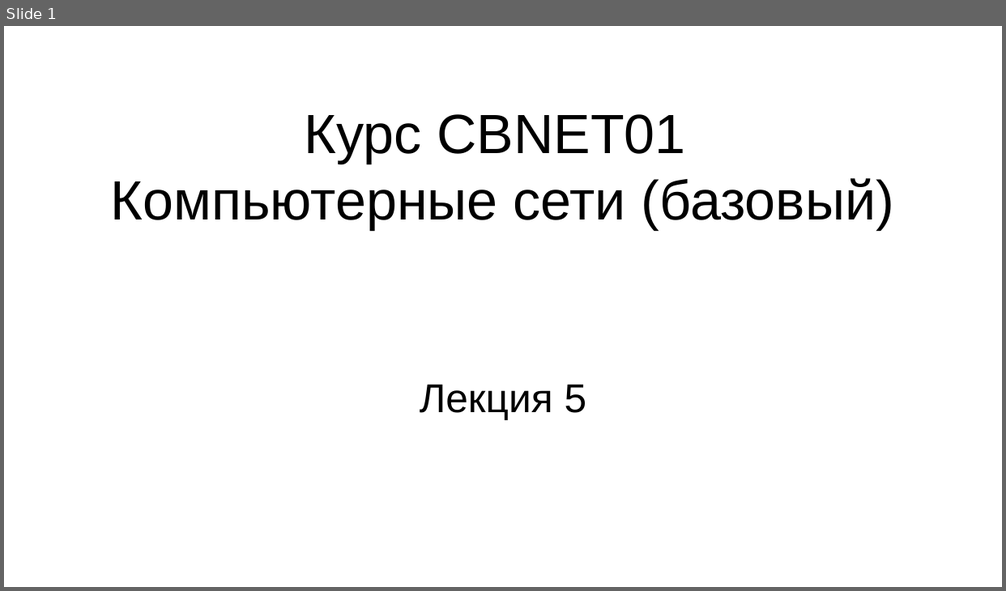
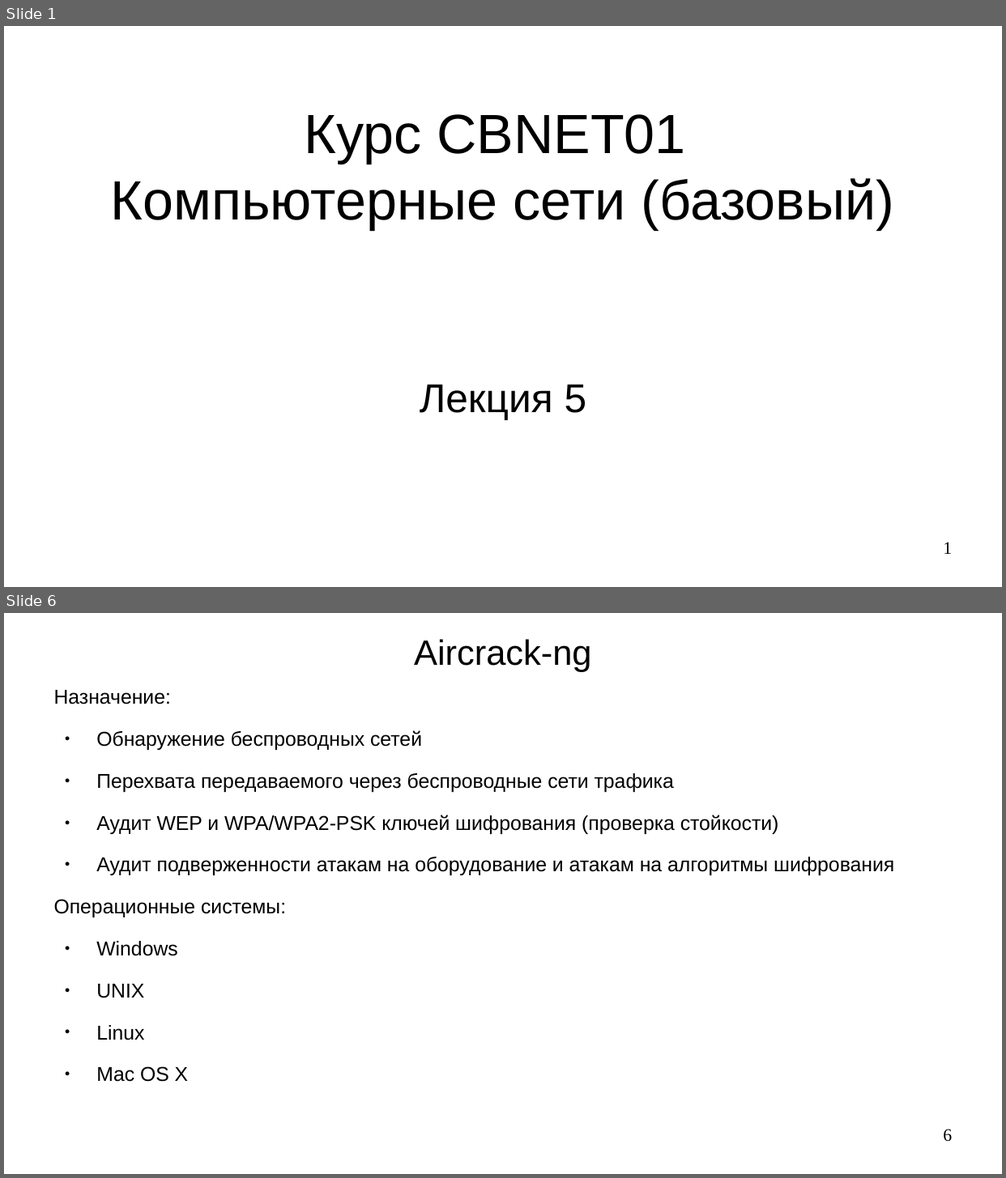
Before and after one commit to steelcraft/stud-lab, a slide deck: Лекции/CBNET01#L5.odp. Shown one above the other, each under a label of ours: slide 1 before the commit, slides 1 and 6 after it; the slides between them are not shown. The pictures are 1006x591 and 1006x1178 pixels, drawn with LibreOffice and Linux fonts; fonts in the diff are those of the drawing. Boxes give left, top, right and bottom in pixels: in the first picture for what was removed or moved away, otherwise in the second. Text is boxed around its words. In the diff, an @@ line names an element or a change of style, - is before the commit and + after.

```diff
--- a/Лекции/CBNET01#L5.odp
+++ b/Лекции/CBNET01#L5.odp
@@ slide 6 added at (4,613,1002,1174), background #FFFFFF @@
@@ title added at (414,639,591,672), 28 pt, text #000000 @@
+Aircrack-ng
@@ text added at (54,690,894,1082), 16 pt, text #000000 @@
+Назначение:
+● Обнаружение беспроводных сетей
+● Перехвата передаваемого через беспроводные сети трафика
+● Аудит WEP и WPA/WPA2-PSK ключей шифрования (проверка стойкости)
+● Аудит подверженности атакам на оборудование и атакам на алгоритмы шифрования
+Операционные системы:
+● Windows
+● UNIX
+● Linux
+● Mac OS X
@@ page number added at (943,1129,952,1142), 14 pt, text #000000 @@
+6
@@ slide 1 changed as well @@
@@ page number added at (943,542,952,554), 14 pt, text #000000 @@
+1
```
Also in this commit, not shown: 4 other slides added.
